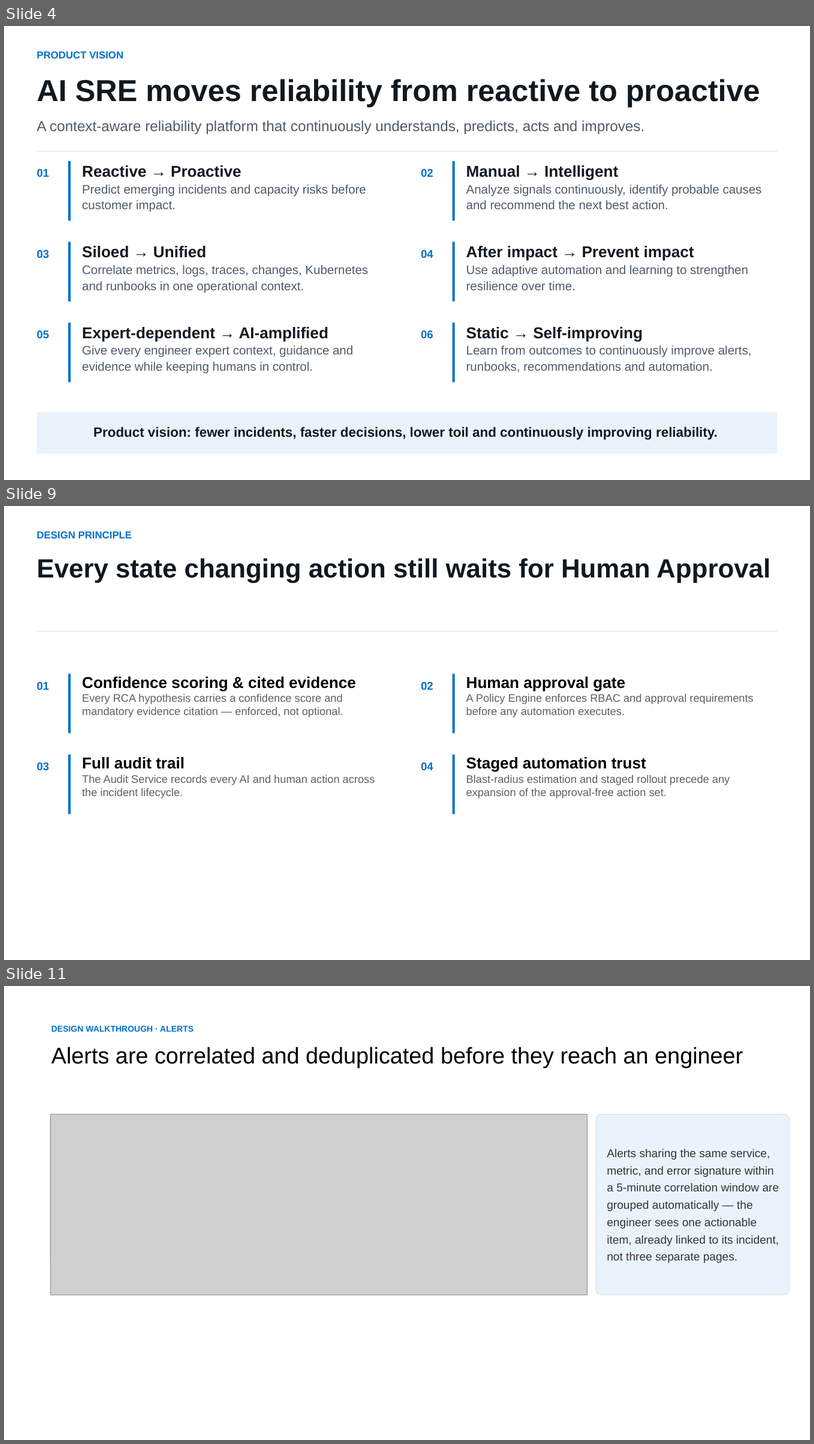
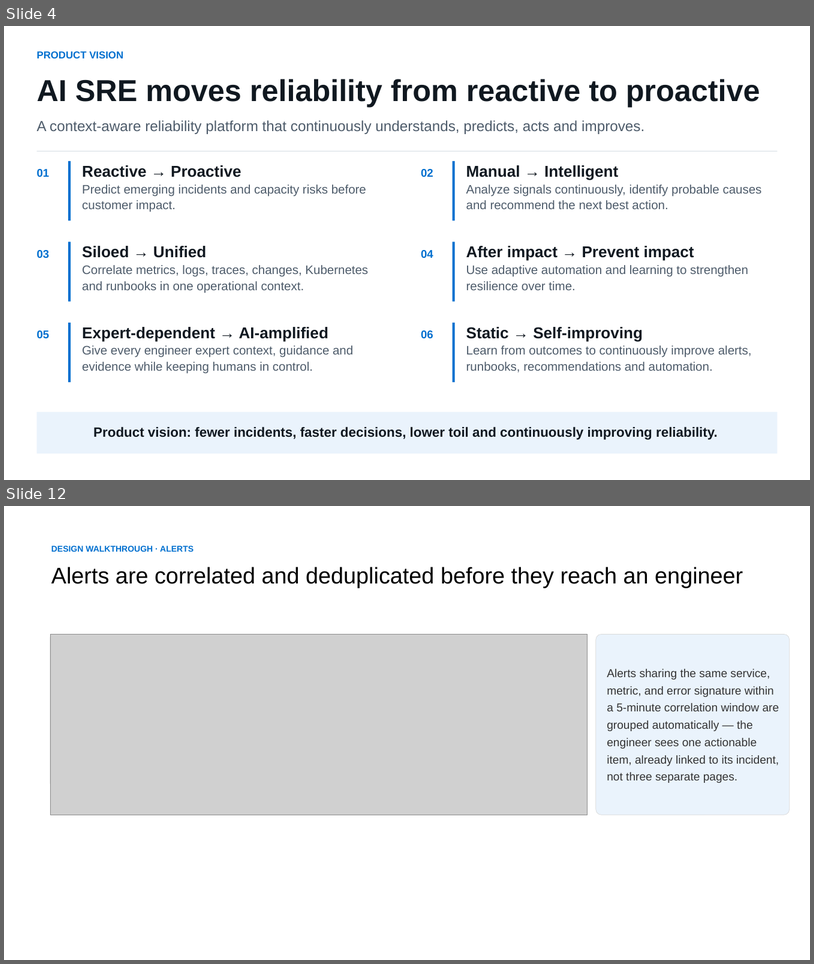
Before and after one commit to kathirvelarun/agentic-incident-response, a slide deck: agent-incident-backend/AIR_Product_Presentation.pptx. Shown one above the other, each under a label of ours: slides 4, 9 and 11 before the commit, slides 4 and 12 after it; the slides between them are not shown. The pictures are 814x1444 and 814x964 pixels, drawn with LibreOffice and Linux fonts; fonts in the diff are those of the drawing; grey boxes stand for pictures. Boxes give left, top, right and bottom in pixels: in the first picture for what was removed or moved away, otherwise in the second. Text is boxed around its words. In the diff, an @@ line names an element or a change of style, - is before the commit and + after.

```diff
--- a/agent-incident-backend/AIR_Product_Presentation.pptx
+++ b/agent-incident-backend/AIR_Product_Presentation.pptx
@@ slide 9 removed at box(4, 506, 810, 960), background #FFFFFF @@
@@ text removed at box(37, 531, 132, 538) @@
-DESIGN PRINCIPLE
@@ text removed at box(37, 558, 771, 583) @@
-Every state changing action still waits for Human Approval
@@ rectangle removed at box(36, 631, 778, 631) @@
@@ text removed at box(37, 682, 50, 690) @@
-01
@@ rectangle removed at box(68, 674, 71, 733) @@
@@ text removed at box(82, 676, 356, 717) @@
-Confidence scoring & cited evidence
-Every RCA hypothesis carries a confidence score and mandatory evidence citation — enforced, not optional.
@@ text removed at box(421, 682, 434, 690) @@
-02
@@ rectangle removed at box(452, 674, 455, 733) @@
@@ text removed at box(467, 676, 753, 717) @@
-Human approval gate
-A Policy Engine enforces RBAC and approval requirements before any automation executes.
@@ rectangle removed at box(68, 754, 71, 814) @@
@@ text removed at box(82, 757, 375, 798) @@
-Full audit trail
-The Audit Service records every AI and human action across the incident lifecycle.
@@ rectangle removed at box(452, 754, 455, 814) @@
@@ text removed at box(467, 757, 730, 798) @@
-Staged automation trust
-Blast-radius estimation and staged rollout precede any expansion of the approval-free action set.
@@ text removed at box(37, 762, 50, 771) @@
-03
@@ text removed at box(421, 762, 434, 770) @@
-04
@@ what was slide 11 is now slide 12 @@
```
Also in this commit, not shown: 6 slides changed, 5 slides added, 1 other slide removed, 1 other file.
